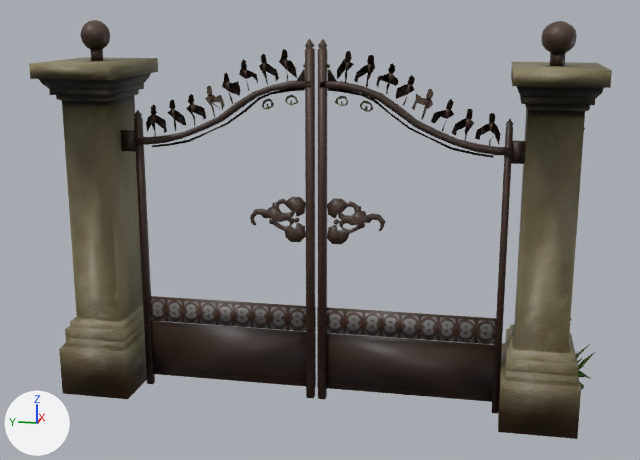
An edit to the FBX model Assets/_Project/Models/Props/Architecture/Arch_Gate_Colonial.fbx, drawn before and after from the same camera.
The view is the same before and after, from a 50 mm lens placed at (-5.73, -1.14, 1.3), pointed at (-0.03, 0.0, -0.13). Lighting does not change. The marker at lower left points along +X, +Y and +Z. The picture after the commit comes second. Where no turn or scale is listed for an object, it has been applied to the vertices. Vertices at exactly the same position are counted once.

Names of what the first picture shows: 'Arch_Gate_Colonial_Body', 'Arch_Gate_Colonial_Left', 'Arch_Gate_Colonial_Right'.
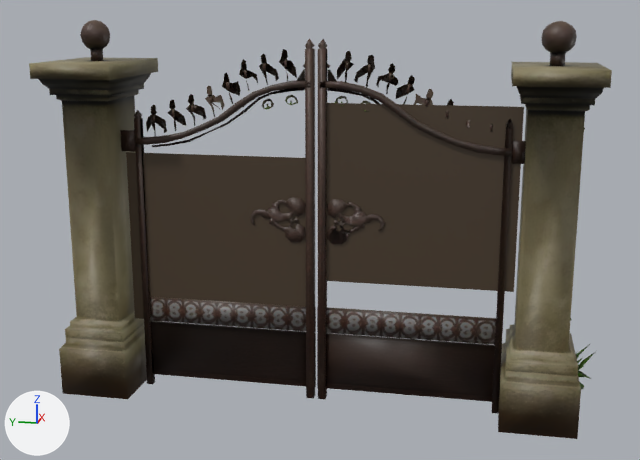
Boxes [x1, y1, x2, y2] around the edits, measured in the pictures (640 x 460 px):
part 1 of me_tripo_mesh_a1deb33b_48d1_4727_ba70_545715e57119_450, added (brown)
    after: [126, 152, 306, 319]
part 2 of me_tripo_mesh_a1deb33b_48d1_4727_ba70_545715e57119_426, added (brown)
    after: [326, 103, 524, 292]

Diff of the bpy script that builds the scene:
```diff
--- a/Assets/_Project/Models/Props/Architecture/Arch_Gate_Colonial.fbx.py
+++ b/Assets/_Project/Models/Props/Architecture/Arch_Gate_Colonial.fbx.py
@@ me_tripo_mesh_a1deb33b_48d1_4727_ba70_545715e57119_450 @@
 # used by ob_arch_gate_colonial_right; location = (-0.228, 0.286, -0.155)
-me_tripo_mesh_a1deb33b_48d1_4727_ba70_545715e57119_450.from_pydata(...)  # 1158 vertices, 1053 faces; spans x -0.03..0.03, y -0.3..1.02, z -1.09..1.3
+me_tripo_mesh_a1deb33b_48d1_4727_ba70_545715e57119_450.from_pydata(...)  # 1174 vertices, 1071 faces; spans x -0.03..0.03, y -0.3..1.02, z -1.09..1.3
+# me_tripo_mesh_a1deb33b_48d1_4727_ba70_545715e57119_450 part 1: a new loose piece of 16 vertices spanning x 0.0, y -0.27..0.99, z -0.62..0.55, in mat_tripo_material_a1deb33b_48d1_4727_ba70_545715e57119
 me_tripo_mesh_a1deb33b_48d1_4727_ba70_545715e57119_450.materials.append(mat_tripo_material_a1deb33b_48d1_4727_ba70_545715e57119)
@@ me_tripo_mesh_a1deb33b_48d1_4727_ba70_545715e57119_426 @@
 # used by ob_arch_gate_colonial_left; location = (-0.229, -0.603, 0.175)
-me_tripo_mesh_a1deb33b_48d1_4727_ba70_545715e57119_426.from_pydata(...)  # 1113 vertices, 1051 faces; spans x -0.03..0.03, y -0.71..0.58, z -1.43..0.97
+me_tripo_mesh_a1deb33b_48d1_4727_ba70_545715e57119_426.from_pydata(...)  # 1129 vertices, 1069 faces; spans x -0.03..0.03, y -0.71..0.58, z -1.43..0.97
+# me_tripo_mesh_a1deb33b_48d1_4727_ba70_545715e57119_426 part 2: a new loose piece of 16 vertices spanning x 0.0, y -0.68..0.56, z -0.59..0.57, in mat_tripo_material_a1deb33b_48d1_4727_ba70_545715e57119
 me_tripo_mesh_a1deb33b_48d1_4727_ba70_545715e57119_426.materials.append(mat_tripo_material_a1deb33b_48d1_4727_ba70_545715e57119)
```
